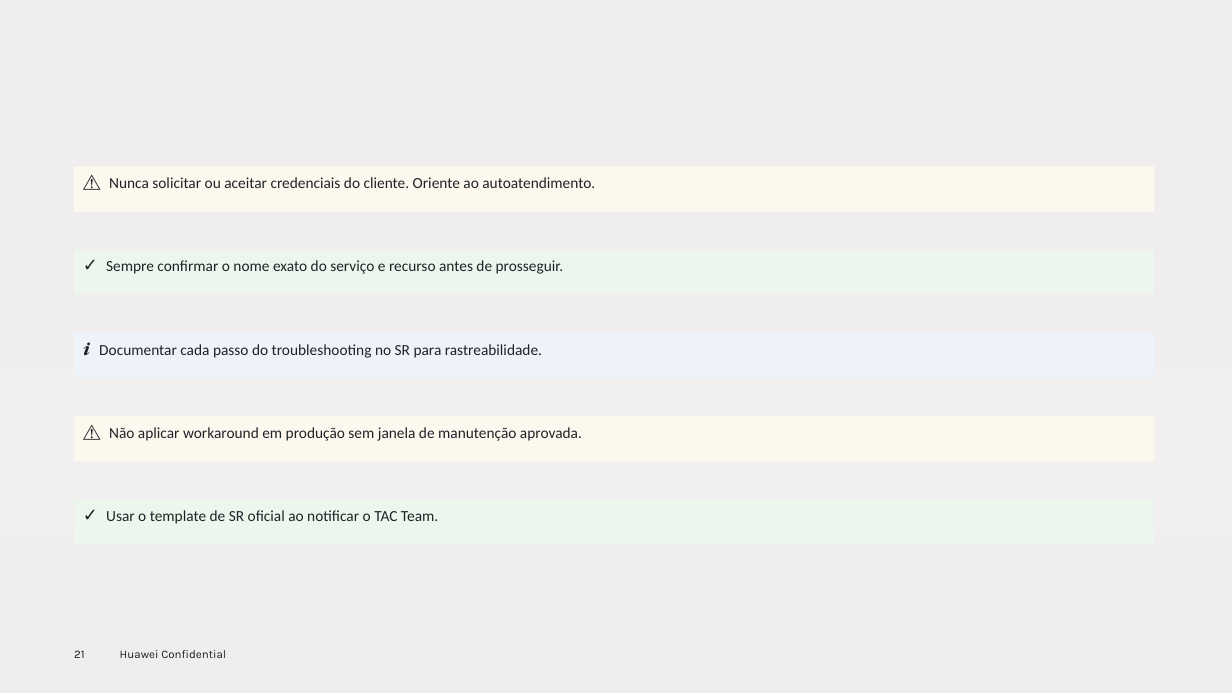
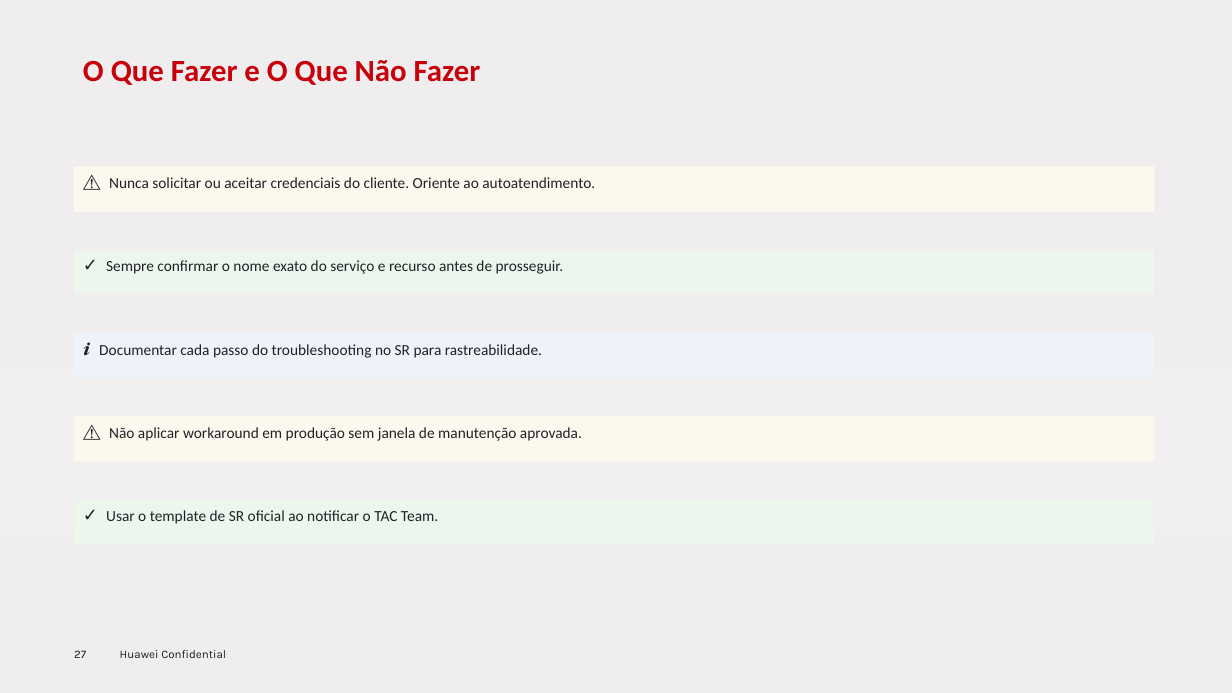
Before and after one commit to RaulMyron/Huawei-doc-templates, a slide deck: slide 27 of examples/ppt/pt-br/sample-pt-br.pptx (slide 21 before the commit). Drawn at 1232x693 pixels with LibreOffice and Linux fonts; fonts in the diff are those of the drawing; background and template pictures are left out. Boxes give left, top, right and bottom in pixels: in the first picture for what was removed or moved away, otherwise in the second. Text is boxed around its words. In the diff, an @@ line names an element or a change of style, - is before the commit and + after.

```diff
--- a/examples/ppt/pt-br/sample-pt-br.pptx
+++ b/examples/ppt/pt-br/sample-pt-br.pptx
@@ title added at (83, 60, 481, 85), 24 pt, text #C7000B, bold @@
+O Que Fazer e O Que Não Fazer
@@ page number at (74, 650, 86, 658): text changed @@
-21
+27
```
Also in this commit, not shown: 17 other slides changed, 7 slides added, 1 slide removed, 5 other files.
